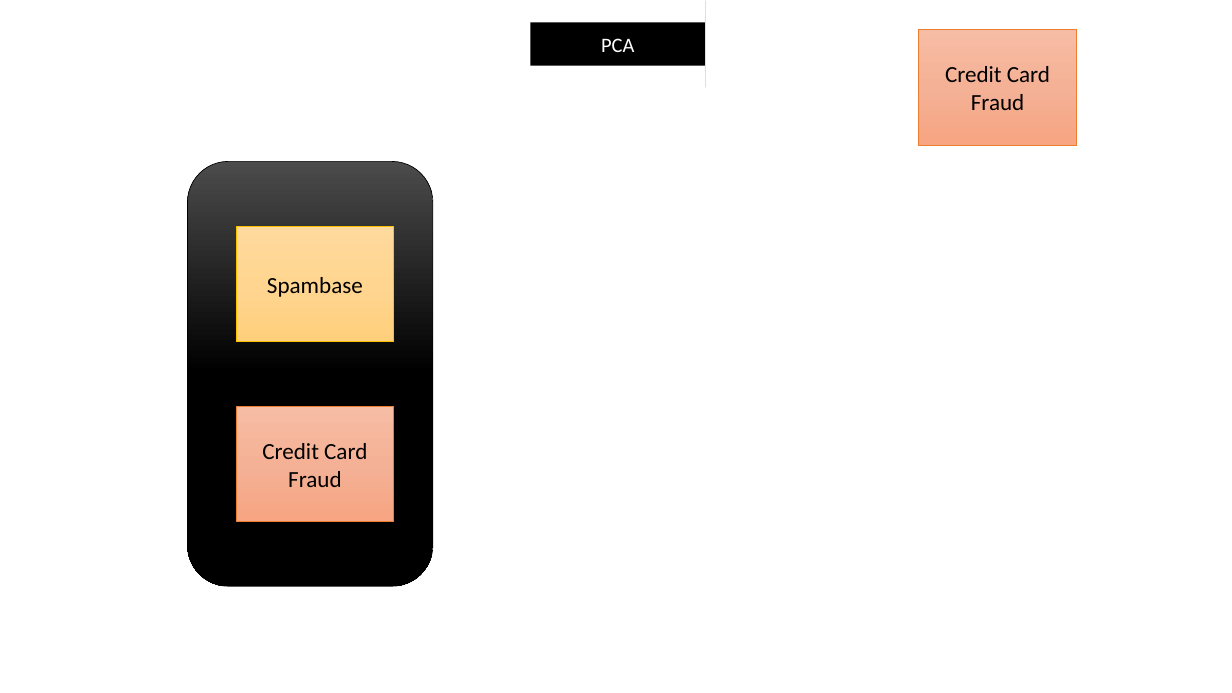
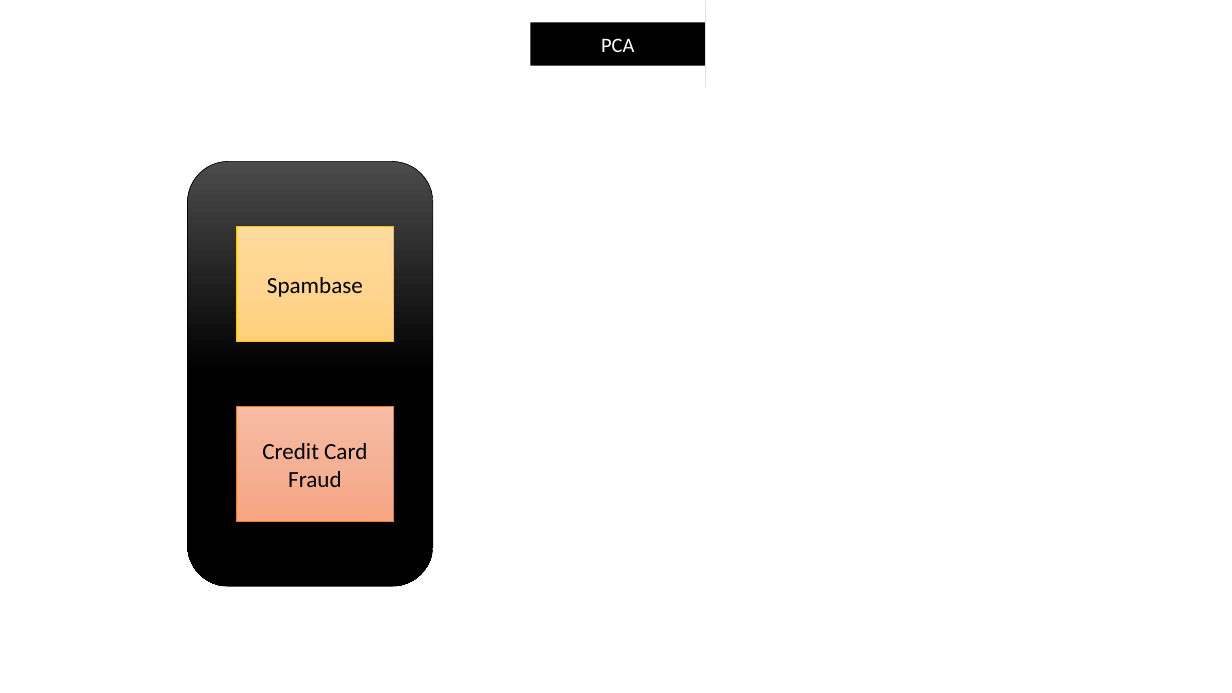
Before and after one commit to zkgz/skripsi, a slide deck: slide 25 of skripsi/Skripsi Pro/Presentation1.pptx. Drawn at 1232x693 pixels with LibreOffice and Linux fonts; fonts in the diff are those of the drawing. Boxes give left, top, right and bottom in pixels: in the first picture for what was removed or moved away, otherwise in the second. Text is boxed around its words. In the diff, an @@ line names an element or a change of style, - is before the commit and + after.

```diff
--- a/skripsi/Skripsi Pro/Presentation1.pptx
+++ b/skripsi/Skripsi Pro/Presentation1.pptx
@@ rectangle removed at (919, 30, 1077, 145) @@
-Credit Card Fraud
```
Also in this commit, not shown: 11 slides added.
